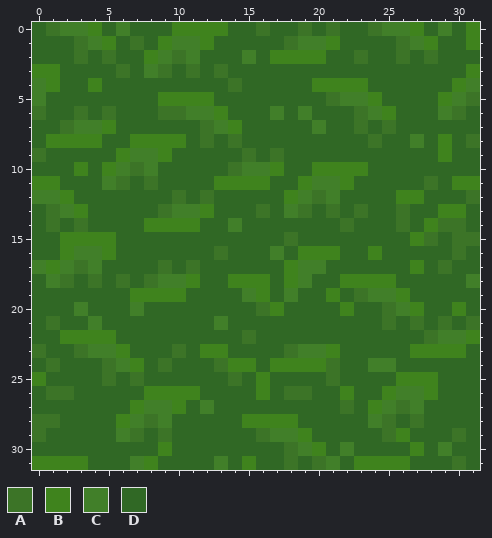
One commit to this pixel-art sprite: Test/res/sprites/tiles/grass_01.png. Above, as it was before the edit.
The file is 32x32 pixels. Colours within 5 levels of each other are drawn and written as one.
Palette (. is transparent): A #3c7427  B #3f831d  C #417f29  D #306825
The result:
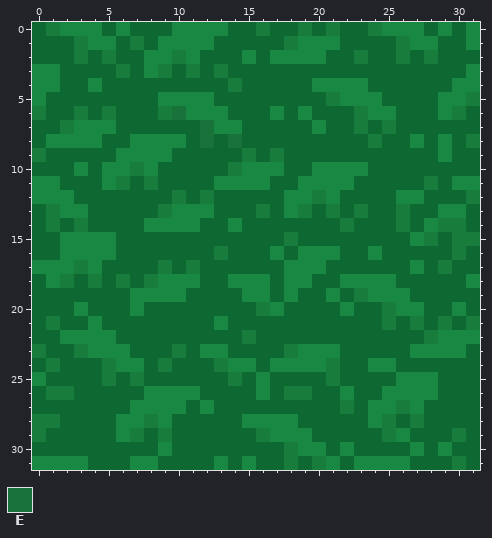
Colours new in this view: E #187239
From old to new:
Colour A changes from #3c7427 to #187c3d.
Colour B changes from #3f831d to #198843.
Colour D changes from #306825 to #0e6831.
Colour C gives way to colour B in row 0 at x 2 to 3, 6, 25 to 26 and 29; in row 1 at x 4, 10 to 11, 19 to 20 and 27; in row 2 at x 9, 11 and 15; in row 3 at x 8; in row 4 at x 0 and 31; in row 5 at x 0, 22 to 23 and 30.
Colour C gives way to colour B in row 6 at x 11 to 12, 17, 19, 24 and 29; in row 7 at x 3 to 4, 13 and 20; in row 8 at x 27; in row 9 at x 7 to 8; in row 10 at x 6, 8 and 15 to 16; in row 11 at x 5 and 20 to 21.
Colour C gives way to colour B in row 12 at x 0 to 1, 19 and 21; in row 13 at x 2, 10 to 11 and 18; in row 14 at x 14; in row 16 at x 3 to 4 and 17; in row 17 at x 0, 2, 4 and 19 to 20; in row 18 at x 1, 9 to 10, 19 and 31.
Colour C gives way to colour B in row 19 at x 15, 18 and 24 to 25; in row 20 at x 3, 7 and 26; in row 21 at x 4 and 13; in row 22 at x 29 to 30; in row 23 at x 4 to 5 and 19 to 20; in row 24 at x 6 and 24 to 25.
Colour C gives way to colour B in row 26 at x 26 to 27; in row 27 at x 8 to 9, 12, 25 and 27; in row 28 at x 7, 9 and 24; in row 29 at x 6 and 17 to 18; in row 30 at x 19, 22 and 29; in row 31 at x 7, 13 and 21.
Colour A gives way to colour E in row 6 at x 10; in row 7 at x 12; in row 8 at x 12 and 14.
